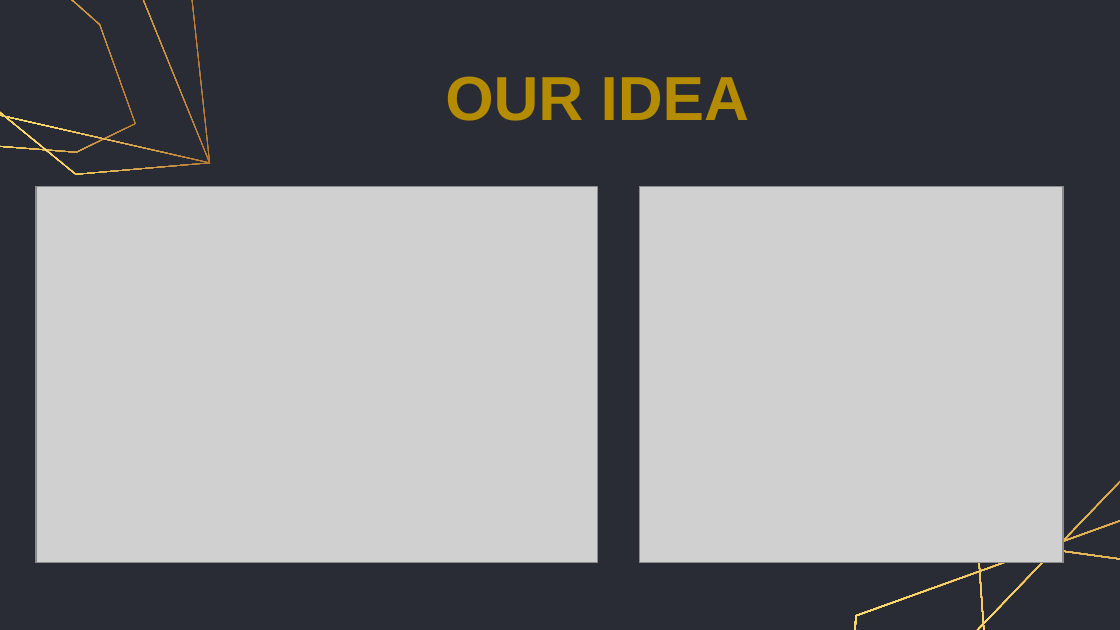
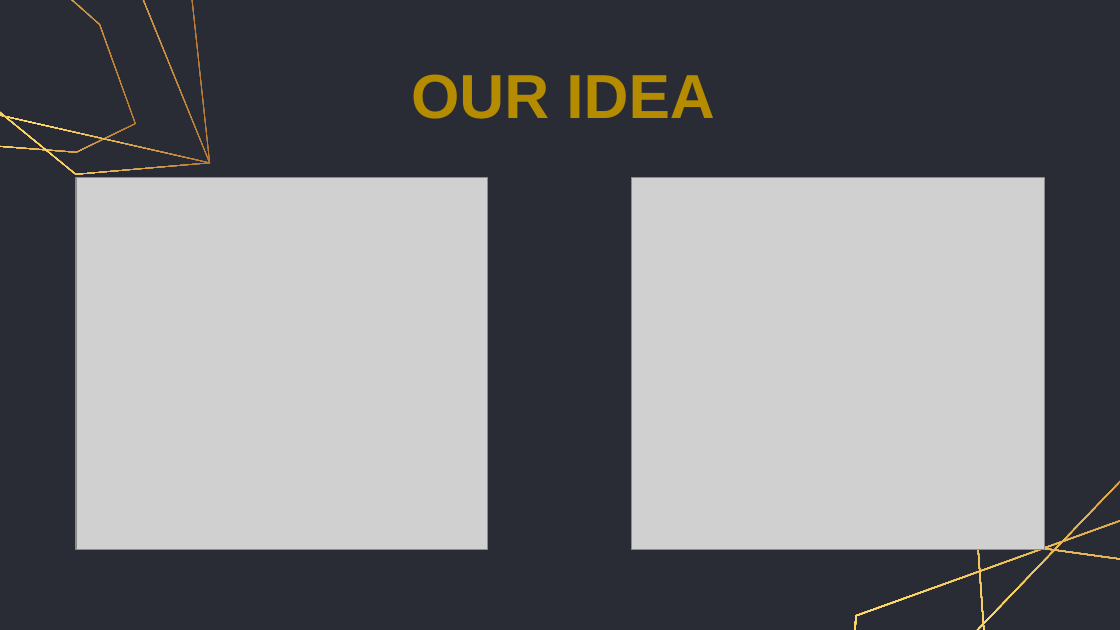
Before and after one commit to codingburgas/2223-educational-traveling-s-w-a-g, a slide deck: slide 4 of documents/s.w.a.g - Presentation.pptx. Drawn at 1120x630 pixels with LibreOffice and Linux fonts; fonts in the diff are those of the drawing; grey boxes stand for pictures. Boxes give left, top, right and bottom in pixels: in the first picture for what was removed or moved away, otherwise in the second. Text is boxed around its words. In the diff, an @@ line names an element or a change of style, - is before the commit and + after.

Commit message:
Update Presentation

```diff
--- a/documents/s.w.a.g - Presentation.pptx
+++ b/documents/s.w.a.g - Presentation.pptx
@@ title "OUR IDEA": place and size @@
-title "OUR IDEA" at [445, 76, 749, 121]
+title "OUR IDEA" at [411, 74, 714, 119]
@@ picture: place and size @@
-picture at [36, 187, 597, 563]
+picture at [76, 178, 487, 550]
@@ picture: place and size @@
-picture at [640, 187, 1063, 563]
+picture at [632, 178, 1045, 550]
```
Also in this commit, not shown: 3 other slides changed.
